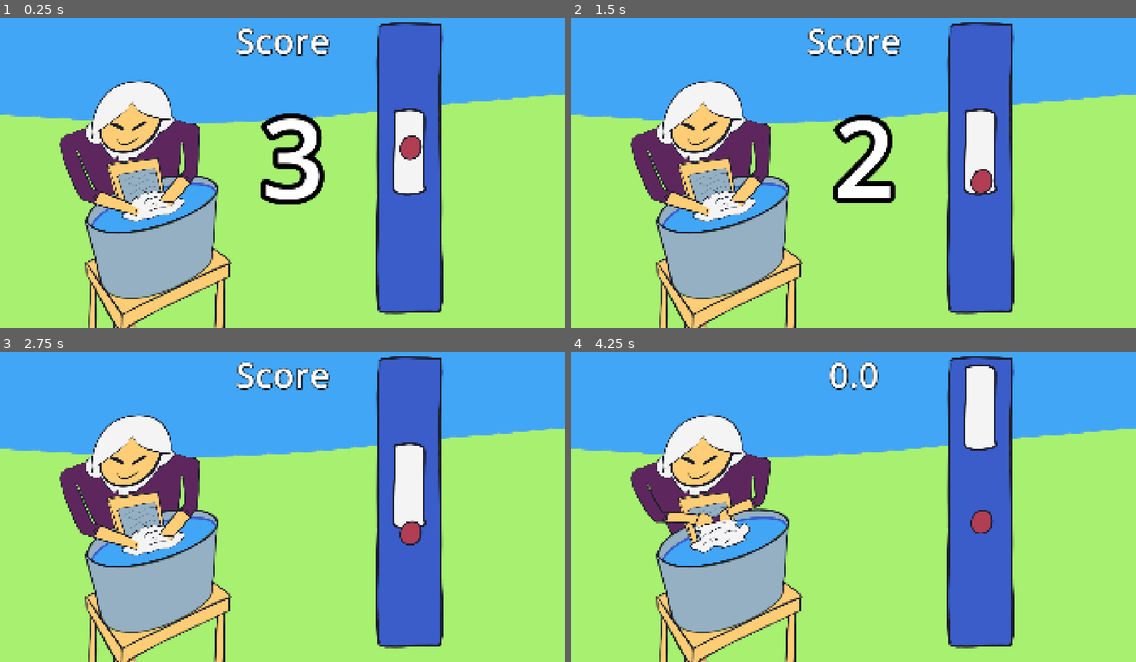
Above: before the commit, frames 1-4 (two rows, left to right).
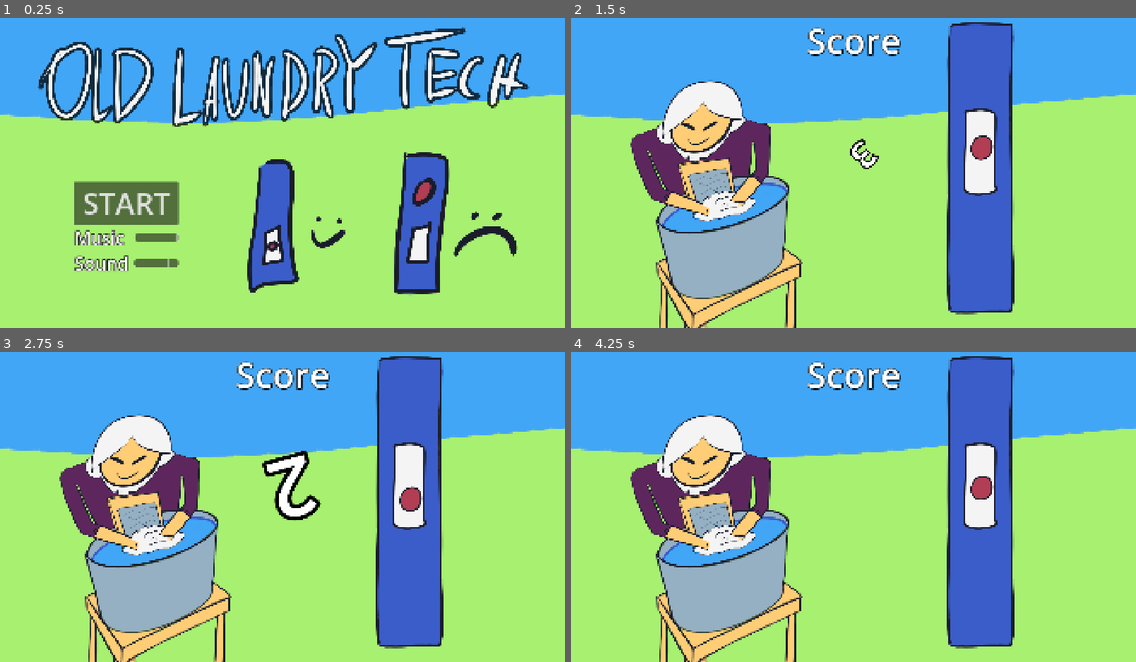
Above: after the commit, the same moments.

Repository: rafa-fiedo/ludum-dare-60-old-tech
Game: Godot game, scene res://scenes/main_menu.tscn
The game is run twice, just before and just after one commit, with the same random seed, the same clock (stepped at 60 frames per second) and the same inputs. Before the commit the project starts from res://scenes/main.tscn.
Inputs (mouse positions are in pixels of both pictures, inside the frame that each line leads up to):
- Up to frame 1 (0.25 s): no input
- Up to frame 2 (1.5 s): click (695, 204) at 0.5 s, where only the run after the commit has a clickable "START"; tap Enter at 1.25 s; move the mouse to (881, 166) at 1.27 s
- Up to frame 3 (2.75 s): tap Space (pause) at 2 s; move the mouse to (169, 519) at 2.02 s
- Up to frame 4 (4.25 s): move the mouse to (864, 497) at 2.77 s; move the mouse to (847, 507) at 3.52 s

The runs differ from the first frame. In frame 1, 39% of the frame differs, in the area x 6-94%, y 1-100%; in frame 2, 2.7%; in frame 3, 1.7%; in frame 4, 5.9%.

Commit message:
add some media

Diff:
--- a/old-tech/project.godot
+++ b/old-tech/project.godot
@@ -11,9 +11,13 @@
 [application]
 
 config/name="Old Tech"
-run/main_scene="uid://dc1k8c1u03wl2"
+run/main_scene="uid://kjbpp1mjiwvq"
 config/features=PackedStringArray("4.7", "GL Compatibility")
 config/icon="res://icon.svg"
+
+[audio]
+
+buses/default_bus_layout="uid://bbn5boxxuhwtn"
 
 [autoload]
 
Not shown, changed: old-tech/export_presets.cfg
Not shown, added: media/2026-10-18_18-45.jpg
Not shown, added: media/2026-10-18_19-00.jpg
Not shown, added: media/cover.jpg
Not shown, added: media/cover_itch.jpg
